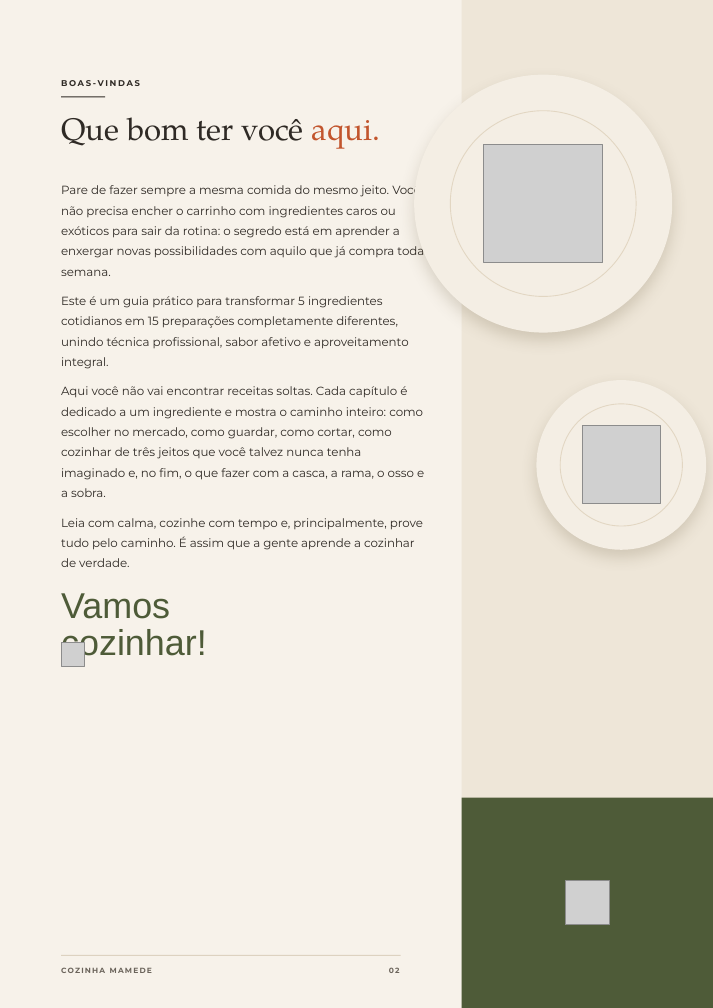
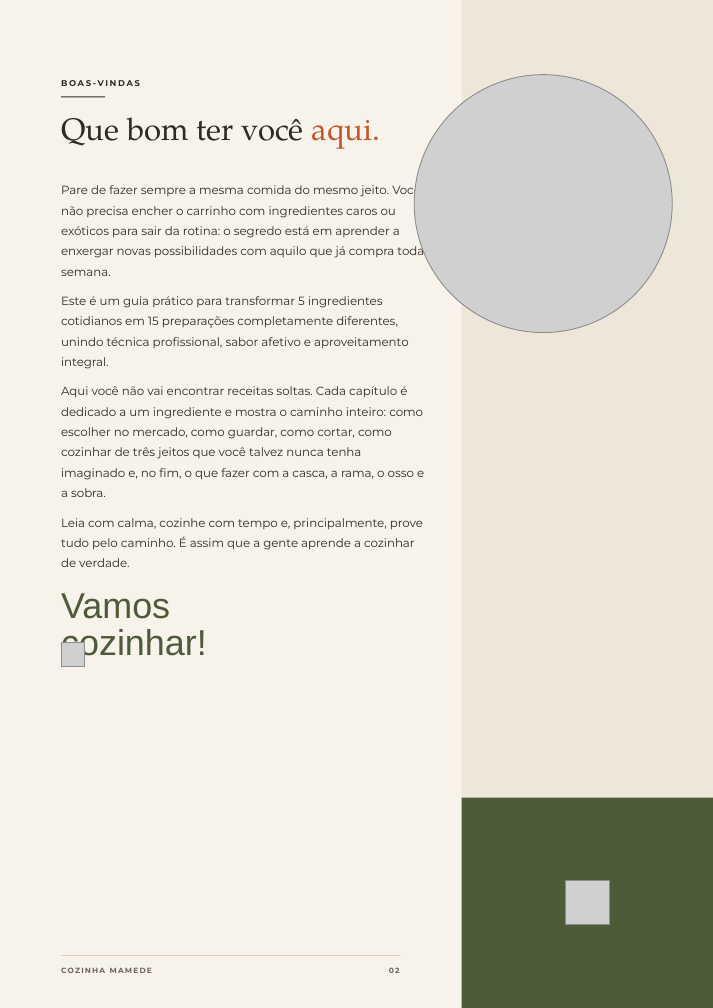
Before and after one commit to monelleayabamensah-hub/ebook-receitas, a slide deck: slide 2 of versoes/VERSAO COM FOTOGRAFIAS/Cozinha-Mamede-Canva.pptx. Drawn at 713x1008 pixels with LibreOffice and Linux fonts; fonts in the diff are those of the drawing; grey boxes stand for pictures. Boxes give left, top, right and bottom in pixels: in the first picture for what was removed or moved away, otherwise in the second. Text is boxed around its words. In the diff, an @@ line names an element or a change of style, - is before the commit and + after.

```diff
--- a/versoes/VERSAO COM FOTOGRAFIAS/Cozinha-Mamede-Canva.pptx
+++ b/versoes/VERSAO COM FOTOGRAFIAS/Cozinha-Mamede-Canva.pptx
@@ ellipse removed at (414,75,672,333) @@
@@ picture added at (414,75,672,333) @@
@@ ellipse removed at (450,110,635,296) @@
@@ picture removed at (484,144,603,263) @@
@@ ellipse removed at (536,380,706,550) @@
@@ ellipse removed at (560,403,683,526) @@
@@ picture removed at (582,426,660,504) @@
```
Also in this commit, not shown: 27 other slides changed, 38 other files.
